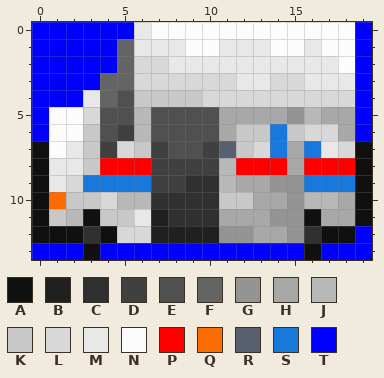
File history of a pixel-art file, src/gfx/usps/llv/usps_llv_07_open.aseprite. The first picture shows the starting point.
20x14 pixels, 1 frame.
Visible layers, top first: "Layer 2", "Layer 1".
Palette (. is transparent): A #101010  B #202020  C #303030  D #404040  E #505050  F #646464  G #949494  H #a8a8a8  J #b8b8b8  K #c8c8c8  L #d8d8d8  M #e8e8e8  N #fcfcfc  P #fc0000  Q #fc6c00  R #586070  S #1878dc  T #0000ff
Pixels before, first column x 0:
 0 TTTTTTMNNNNNNNNNNNNT
 1 TTTTTFMMMNNMMMNNMNNT
 2 TTTTTFLLMMMMMMMMMMNT
 3 TTTTFFLLLLLLMMLLMMMT
 4 TTTMFEKKKKLLLLLLLLLT
 5 TNNLEEJEEEEHHHHGJHHT
 6 TNNKEDJEEEEHKKSKLLHT
 7 ANMKDLKDEEDRKLSHSMLA
 8 AMMKPPPDDDDJPPPHPPPA
 9 AMLSSSSDDCCJHHGGSSSA
10 AQKKLJJCCCCKKHHGJJHA
11 AKJAKKMBCCCHHHGGAHHA
12 AAACALLBBBBGGHHGCAAT
13 TTTATTTTTTTTTTTTATTT
The result:
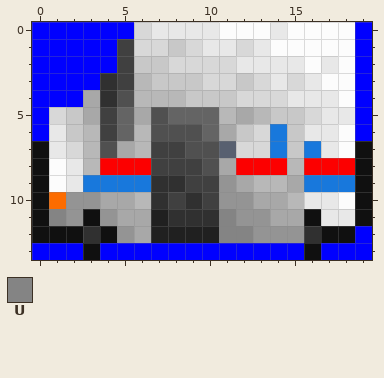
Colours new in this view: U #848484
Log entry: Overhaul LLV sprite shading & fix bounding box offset
Change:
Layers "Layer 2", "Layer 3":
y 0: x 6..10 MNNNN -> LMMMM; x 14 N -> M
y 1: x 5..10 FMMMNN -> DLLKLM; x 12 M -> L; x 16 M -> N
y 2: x 5..11 FLLMMMM -> DKKLLLL; x 16 M -> N
y 3: x 4..9 FFLLLL -> CDJKKK; x 12..14 MML -> KLM; x 17..18 MM -> NN
y 4: x 3..4 MF -> HC; x 6..8 KKK -> JJJ; x 10..11 LL -> KK; x 15..18 LLLL -> MMMN
y 5: x 1..6 NNLEEJ -> LKHDFH; x 8..11 EEEH -> FFFJ; x 13..18 HHGJHH -> JKKLMM
y 6: x 1..5 NNKED -> MKJDF; x 10 E -> F; x 13 K -> L; x 16..18 LLH -> MMN
y 7: x 1..6 NMKDLK -> MLJEHJ; x 8 E -> D; x 10 D -> E; x 12 K -> L; x 15 H -> K; x 18 L -> N
y 8: x 1 M -> N; x 3 K -> J; x 10..11 DJ -> EH; x 15 H -> J
y 9: x 1..2 ML -> NM; x 7..11 DDCCJ -> CCDDG; x 13..15 HGG -> JJH
y 10: x 2..5 KKLJ -> GGHH; x 8 C -> D; x 10..12 CKK -> DGG; x 15..18 GJJH -> JMMN
y 11: x 1..2 KJ -> UG; x 4..6 KKM -> GHH; x 11..15 HHHGG -> UGGHH; x 17..18 HH -> MM
y 12: x 5..6 LL -> GH; x 11..14 GGHH -> UUGG
Where, in picture pixels (left, top, right, bottom), the same in both pictures:
changed: (49, 22, 355, 243)
